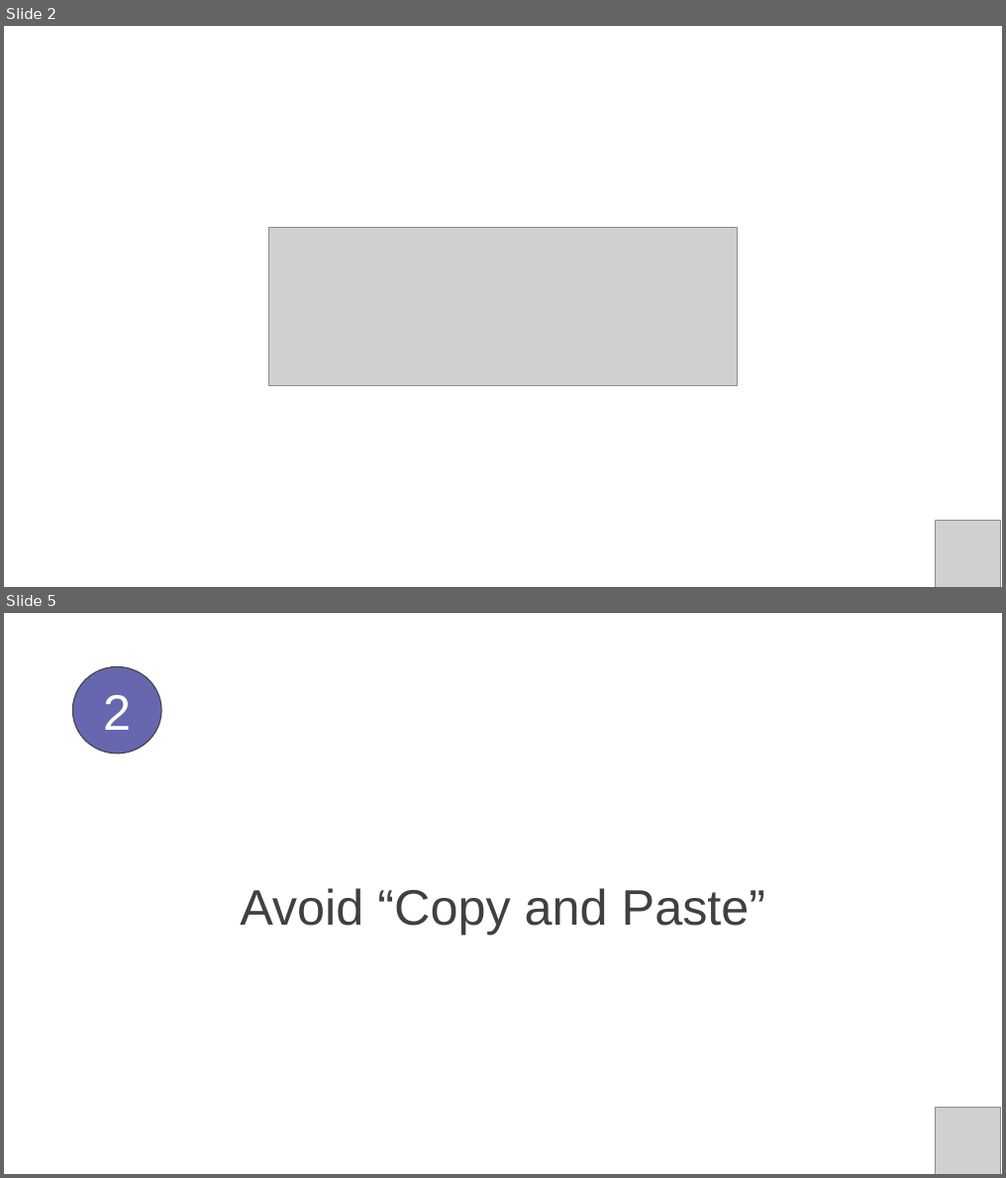
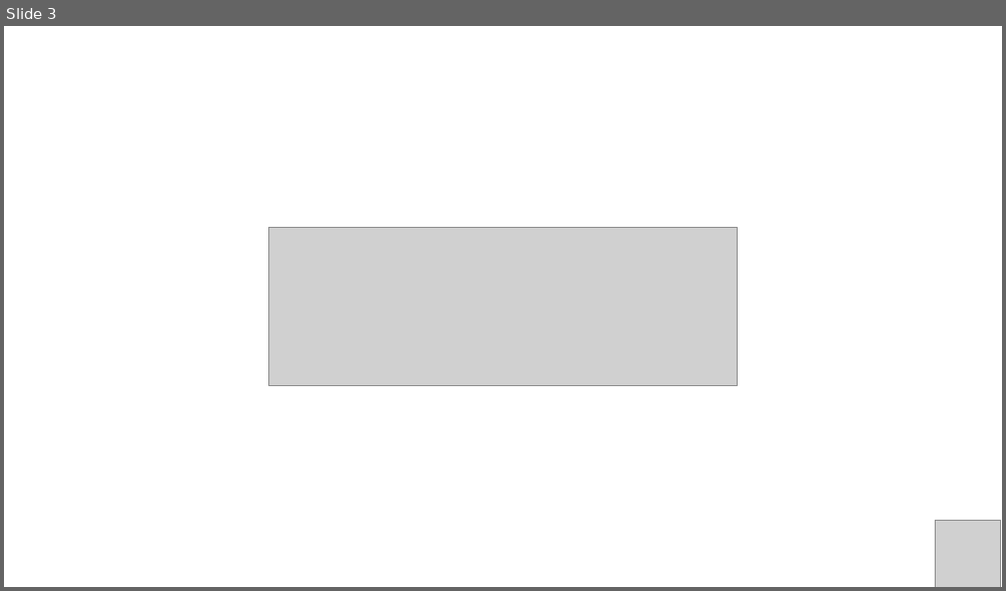
Before and after one commit to PracticumAI/python-for-ai, a slide deck: presentations/01_intro_to_python.pptx. Shown one above the other, each under a label of ours: slides 2 and 5 before the commit, slide 3 after it; the slides between them are not shown. The pictures are 1006x1178 and 1006x591 pixels, drawn with LibreOffice and Linux fonts; fonts in the diff are those of the drawing; grey boxes stand for pictures. Boxes give left, top, right and bottom in pixels: in the first picture for what was removed or moved away, otherwise in the second. Text is boxed around its words. In the diff, an @@ line names an element or a change of style, - is before the commit and + after.

```diff
--- a/presentations/01_intro_to_python.pptx
+++ b/presentations/01_intro_to_python.pptx
@@ slide 5 removed at (4,613,1002,1174), background #FFFFFF @@
@@ ellipse removed at (73,666,162,754) @@
-2
@@ text removed at (240,888,766,935) @@
-Avoid “Copy and Paste”
@@ picture removed at (936,1108,1001,1174) @@
@@ what was slide 2 is now slide 3 @@
```
Also in this commit, not shown: 2 slides added, 6 other slides removed, 7 other files.
